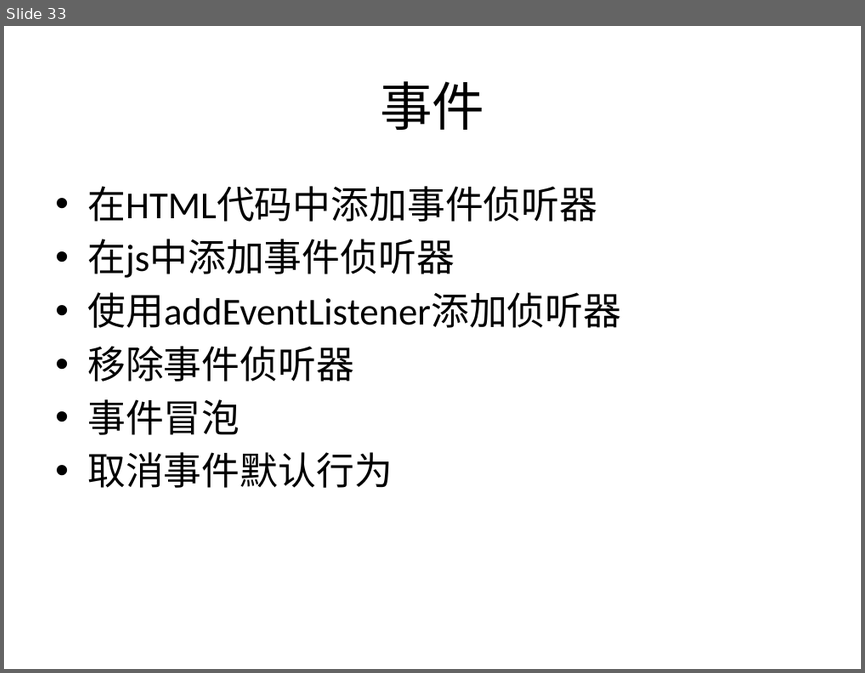
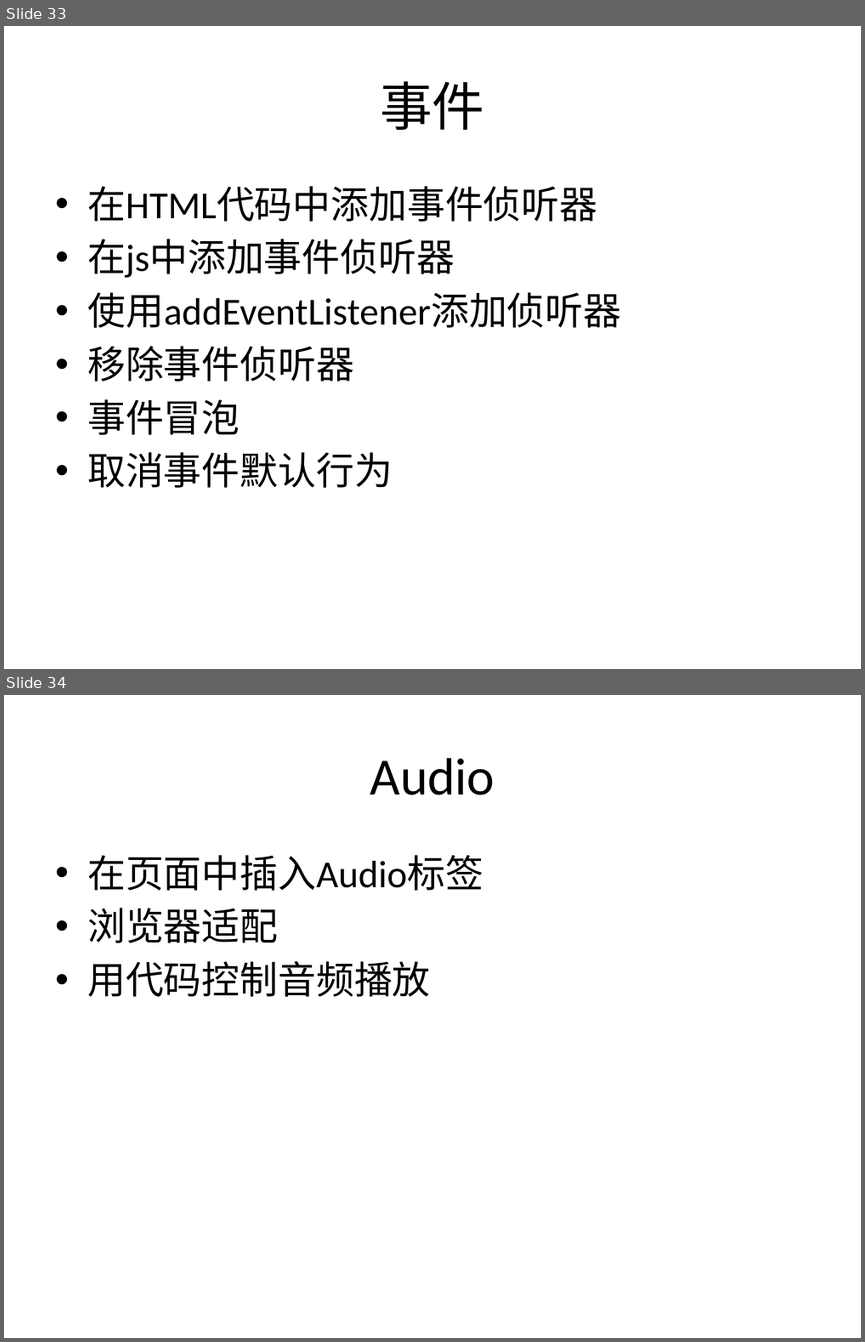
Before and after one commit to plter/HTML5Course20160612, a slide deck: Web前端教学记录.pptx. Shown one above the other, each under a label of ours: slide 33 before the commit, slides 33 and 34 after it. The pictures are 865x673 and 865x1342 pixels, drawn with LibreOffice and Linux fonts; fonts in the diff are those of the drawing. Boxes give left, top, right and bottom in pixels: in the first picture for what was removed or moved away, otherwise in the second. Text is boxed around its words. In the diff, an @@ line names an element or a change of style, - is before the commit and + after.

```diff
--- a/Web前端教学记录.pptx
+++ b/Web前端教学记录.pptx
@@ slide 34 added at (4, 695, 861, 1338), background #FFFFFF @@
@@ title added at (370, 758, 494, 795), 44 pt, text #000000 @@
+Audio
@@ text added at (87, 855, 483, 997), 32 pt, text #000000 @@
+• 在页面中插入Audio标签
+• 浏览器适配
+• 用代码控制音频播放
```
Also in this commit, not shown: 3 other files.
